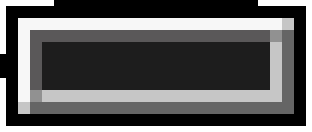
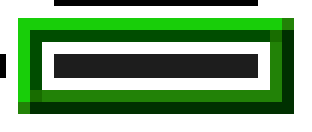
Comparing the layer stacks of the two 312px x 132px images. Changes:
added layer "图层 2" above "图层 1" over [6, 6, 306, 126]
